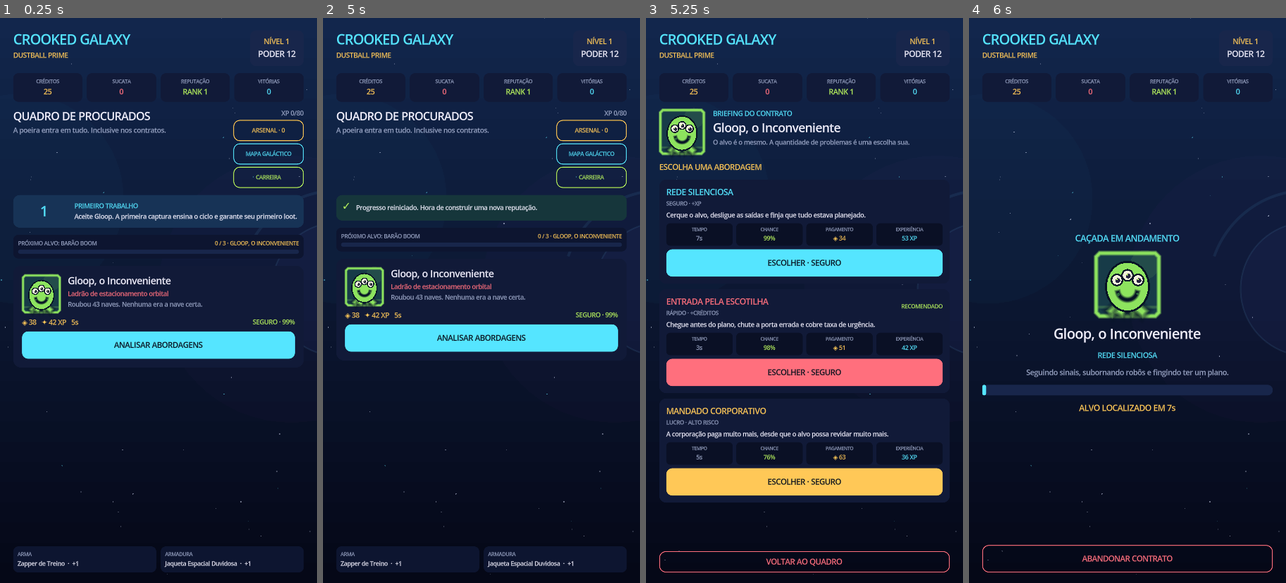
Above: before the commit, frames 1-4 (left to right).
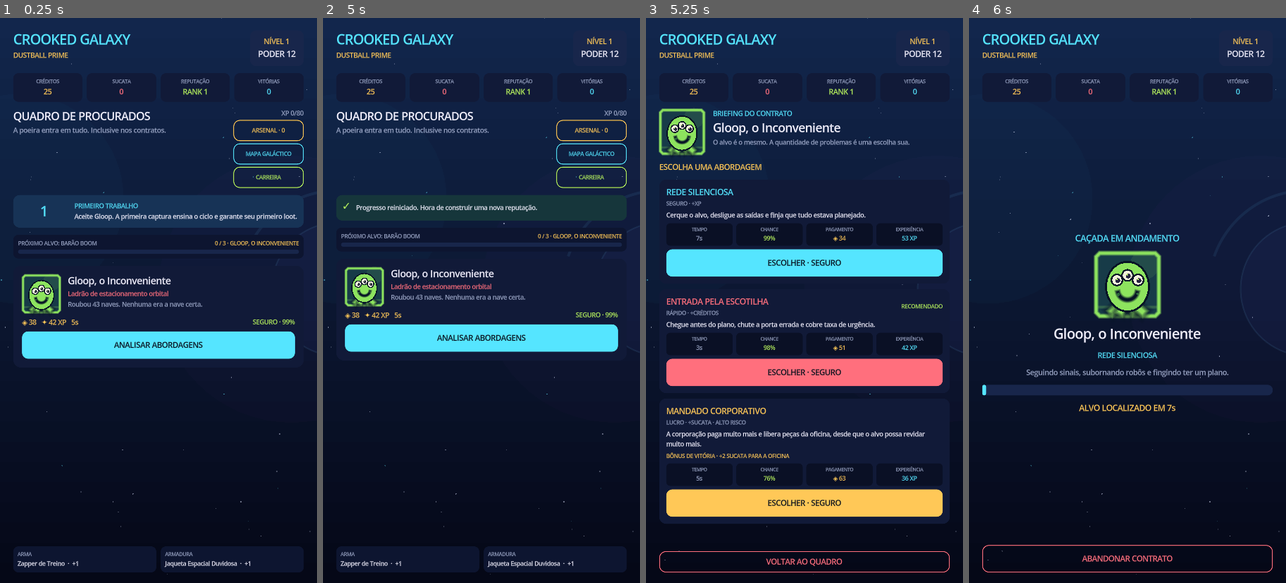
Above: after the commit, the same moments.

Repository: jellycb1/crooked-galaxy
Game: Godot game, scene res://scenes/main.tscn
Two runs of this game, one before a commit and one after it. Both use one fixed random seed, a clock stepped at 60 frames per second and the inputs below.
Inputs:
- Up to frame 1 (0.25 s): no input
- Up to frame 2 (5 s): click "ARSENAL · 0" at 0.5 s; click "DEV · REINICIAR PROGRESSO" at 1.25 s; click "MAPA GALÁCTICO" at 2 s; click "VOLTAR" at 2.75 s; click "CARREIRA" at 3.5 s; click "VOLTAR" at 4.25 s
- Up to frame 3 (5.25 s): click "ANALISAR ABORDAGENS" at 5 s
- Up to frame 4 (6 s): click "ESCOLHER · SEGURO" at 5.75 s

Frames 1-2 are identical in both runs. In frame 3, 8.7% of the frame differs, in the area x 4-96%, y 71-90%; in frame 4, nothing differs.

Commit message:
feat: fund workshop through corporate warrants

Diff:
--- a/scripts/content_db.gd
+++ b/scripts/content_db.gd
@@ -359,14 +359,15 @@
 	{
 		"id": "premium_warrant",
 		"name": "Mandado Corporativo",
-		"tag": "LUCRO · ALTO RISCO",
-		"description": "A corporação paga muito mais, desde que o alvo possa revidar muito mais.",
+		"tag": "LUCRO · +SUCATA · ALTO RISCO",
+		"description": "A corporação paga muito mais e libera peças da oficina, desde que o alvo possa revidar muito mais.",
 		"duration_mult": 1.0,
 		"power_mult": 1.18,
 		"defense_mult": 1.12,
 		"health_mult": 1.12,
 		"credits_mult": 1.65,
 		"xp_mult": 0.85,
+		"scrap_reward": 2,
 		"color": "#ffc857",
 	},
 ]
@@ -765,6 +766,7 @@
 	result["health"] = maxi(1, roundi(float(bounty.health) * float(approach.health_mult)))
 	result["credits"] = maxi(1, roundi(float(bounty.credits) * float(approach.credits_mult)))
 	result["xp"] = maxi(1, roundi(float(bounty.xp) * float(approach.xp_mult)))
+	result["scrap_reward"] = maxi(0, int(approach.get("scrap_reward", 0)))
 	return result
 
 
--- a/scripts/contract_rules.gd
+++ b/scripts/contract_rules.gd
@@ -2,6 +2,7 @@
 extends RefCounted
 
 const MIN_RECOMMENDED_ODDS := 0.55
+const SCRAP_VALUE := 12.0
 
 
 static func recommended_approach_id(evaluations: Array[Dictionary]) -> String:
@@ -28,5 +29,5 @@
 
 static func expected_return_score(evaluation: Dictionary) -> float:
 	var duration := maxf(1.0, float(evaluation.get("duration", 1.0)))
-	var value := float(evaluation.get("credits", 0)) + float(evaluation.get("xp", 0)) * 0.35
+	var value := float(evaluation.get("credits", 0)) + float(evaluation.get("xp", 0)) * 0.35 + float(evaluation.get("scrap", 0)) * SCRAP_VALUE
 	return float(evaluation.get("odds", 0.0)) * value / duration
--- a/scripts/game_state.gd
+++ b/scripts/game_state.gd
@@ -412,6 +412,7 @@
 		"streak_bonus_percent": int(reward.bonus_percent),
 		"streak": new_streak,
 		"scrap": 0,
+		"contract_scrap": 0,
 		"recycled_scrap": 0,
 		"mastery_scrap": 0,
 		"recycled": false,
@@ -438,6 +439,10 @@
 	player.captures_by_target = captures
 	summary.target_mastery = CoreRules.target_mastery_level(int(captures[target_id]))
 	summary.target_mastery_up = int(summary.target_mastery) > old_target_mastery
+	summary.contract_scrap = maxi(0, int(completed_bounty.get("scrap_reward", 0)))
+	if int(summary.contract_scrap) > 0:
+		summary.scrap = int(summary.scrap) + int(summary.contract_scrap)
+		player.scrap = int(player.get("scrap", 0)) + int(summary.contract_scrap)
 	if bool(summary.target_mastery_up):
 		summary.mastery_scrap = CoreRules.target_mastery_scrap_reward(int(summary.target_mastery))
 		summary.scrap = int(summary.scrap) + int(summary.mastery_scrap)
@@ -463,6 +468,8 @@
 		if equip_item:
 			equip(pending_loot)
 	var notice_parts := ["+%d créditos" % int(summary.credits), "+%d XP" % int(summary.xp)]
+	if int(summary.contract_scrap) > 0:
+		notice_parts.append("Mandado corporativo: +%d sucata" % int(summary.contract_scrap))
 	if int(summary.recycled_scrap) > 0:
 		notice_parts.append("Loot reciclado: +%d sucata" % int(summary.recycled_scrap))
 	if int(summary.streak_bonus) > 0:
--- a/scripts/main.gd
+++ b/scripts/main.gd
@@ -544,6 +544,7 @@
 			"odds": CoreRules.bounty_odds(GameState.player, preview),
 			"credits": int(payout.credits),
 			"xp": int(preview.xp),
+			"scrap": int(preview.get("scrap_reward", 0)),
 			"duration": int(preview.duration),
 		})
 	var recommended_id := ContractRules.recommended_approach_id(evaluations)
@@ -575,6 +576,11 @@
 	var description := label(str(approach.description), 14, INK)
 	description.autowrap_mode = TextServer.AUTOWRAP_WORD_SMART
 	box.add_child(description)
+	var scrap_reward := int(preview.get("scrap_reward", 0))
+	if scrap_reward > 0:
+		var scrap_bonus := label("BÔNUS DE VITÓRIA · +%d SUCATA PARA A OFICINA" % scrap_reward, 12, GOLD)
+		scrap_bonus.name = "ApproachScrapReward_%s" % str(approach.id)
+		box.add_child(scrap_bonus)
 	var odds := float(evaluation.odds)
 	var risk_text := "SEGURO" if odds >= 0.72 else ("ARRISCADO" if odds >= 0.42 else "BRUTAL")
 	var risk_color := LIME if odds >= 0.72 else (GOLD if odds >= 0.42 else CORAL)
@@ -859,6 +865,8 @@
 	if summary.is_empty():
 		return
 	var message := "+%d créditos · +%d XP" % [int(summary.credits), int(summary.xp)]
+	if int(summary.get("scrap", 0)) > 0:
+		message += " · +%d SUCATA" % int(summary.scrap)
 	if int(summary.levels) > 0:
 		message += " · NÍVEL +%d" % int(summary.levels)
 	if bool(summary.rank_up):
--- a/scripts/reward_view.gd
+++ b/scripts/reward_view.gd
@@ -40,7 +40,13 @@
 		box.add_child(host.center_label("◆ %s · %s" % [str(item.trait.name), str(item.trait.description)], 13, host.GOLD))
 	box.add_child(host.center_label(EquipmentPresentation.equipment_delta_text(state.player, item), 15, host.LIME if effective_upgrade else host.MUTED))
 	box.add_child(host.center_label("EQUIPADO: %s +%d · RECICLAGEM: %d SUCATA" % [str(equipped.name), int(equipped.power), Rules.salvage_value(item)], 12, host.MUTED))
-	box.add_child(host.center_label("◈ %d créditos   ✦ %d XP" % [int(reward_preview.credits), int(state.current_bounty.xp)], 17, host.GOLD))
+	var contract_scrap := int(state.current_bounty.get("scrap_reward", 0))
+	var reward_line := "◈ %d créditos   ✦ %d XP" % [int(reward_preview.credits), int(state.current_bounty.xp)]
+	if contract_scrap > 0:
+		reward_line += "   ⚙ %d sucata" % contract_scrap
+	var reward_totals := host.center_label(reward_line, 17, host.GOLD)
+	reward_totals.name = "RewardContractTotals"
+	box.add_child(reward_totals)
 	var previous_captures := int(state.player.get("captures_by_target", {}).get(str(state.current_bounty.id), 0))
 	var reward_mastery := Rules.target_mastery_level(previous_captures)
 	if reward_mastery > 0:
--- a/tests/test_content.gd
+++ b/tests/test_content.gd
@@ -68,8 +68,10 @@
 			check(int(modification.get("power_bonus", 0)) > 0 or int(modification.get("health_bonus", 0)) > 0 or int(modification.get("opening_damage_bonus", 0)) > 0 or int(modification.get("damage_reduction", 0)) > 0, "equipment modification has a mechanical effect: %s" % trait_id)
 
 	check(ContentDB.CONTRACT_APPROACHES.size() == 3, "every contract keeps three strategic approaches")
+	check(int(ContentDB.CONTRACT_APPROACHES[0].get("scrap_reward", 0)) == 0 and int(ContentDB.CONTRACT_APPROACHES[1].get("scrap_reward", 0)) == 0 and int(ContentDB.CONTRACT_APPROACHES[2].get("scrap_reward", 0)) == 2, "only the high-risk corporate warrant funds the workshop")
 	var dustball_premium := ContentDB.apply_approach(ContentDB.TARGETS[1], ContentDB.CONTRACT_APPROACHES[2])
 	var omega_premium := ContentDB.apply_approach(ContentDB.TARGETS[13], ContentDB.CONTRACT_APPROACHES[2])
+	check(int(omega_premium.scrap_reward) == 2, "corporate scrap reward survives contract application")
 	check(int(dustball_premium.power) == roundi(float(ContentDB.TARGETS[1].power) * 1.18), "first-chapter risk calibration remains stable")
 	check(int(omega_premium.power) == roundi(float(ContentDB.TARGETS[13].power) * 1.18), "contract danger remains consistent across frontiers")
 	var base_loot_rng := RandomNumberGenerator.new()
--- a/tests/test_contract_rules.gd
+++ b/tests/test_contract_rules.gd
@@ -6,6 +6,7 @@
 
 
 func _init() -> void:
+	check(is_equal_approx(ContractRules.expected_return_score({"odds": 1.0, "credits": 0, "xp": 0, "scrap": 1, "duration": 1}), ContractRules.SCRAP_VALUE), "recommendation values explicit workshop funding")
 	var early_game: Array[Dictionary] = [
 		{"id": "quiet", "odds": 0.76, "credits": 52, "xp": 78, "duration": 10},
 		{"id": "fast", "odds": 0.01, "credits": 78, "xp": 62, "duration": 4},
--- a/tests/test_flow.gd
+++ b/tests/test_flow.gd
@@ -104,6 +104,16 @@
 	check(int(mastery_summary.mastery_scrap) == 6 and int(mastery_state.player.scrap) == 6, "mastery increase funds an immediate workshop decision")
 	check(str(mastery_state.last_notice).contains("Perícia com alvo 1: +6 sucata"), "mastery increase survives as exact board feedback")
 	mastery_state.free()
+	var corporate_state = StateScript.new()
+	corporate_state.persistence_enabled = false
+	corporate_state.player = corporate_state.default_player()
+	corporate_state.phase = corporate_state.Phase.REWARD
+	corporate_state.current_bounty = Content.apply_approach(Content.TARGETS[0], Content.CONTRACT_APPROACHES[2])
+	corporate_state.pending_loot = {"id": "corporate_loot", "name": "Recibo Corporativo", "slot": "armor", "power": 2, "rarity": "Comum", "color": "#b9c2d9"}
+	var corporate_summary := corporate_state.claim_reward(false)
+	check(int(corporate_summary.contract_scrap) == 2 and int(corporate_summary.scrap) == 2 and int(corporate_state.player.scrap) == 2, "corporate victory pays workshop scrap exactly once")
+	check(str(corporate_state.last_notice).contains("Mandado corporativo: +2 sucata"), "corporate workshop reward survives as exact board feedback")
+	corporate_state.free()
 	var tactical_state = StateScript.new()
 	tactical_state.persistence_enabled = false
 	tactical_state.player = tactical_state.default_player()
--- a/tests/test_persistence.gd
+++ b/tests/test_persistence.gd
@@ -27,7 +27,7 @@
 	source.player.locked_item_ids = ["test_loot"]
 	source.player.equipment_loadouts = [{"weapon_id": "test_loot", "armor_id": "starter_armor"}, {"weapon_id": "", "armor_id": ""}]
 	source.phase = source.Phase.VICTORY
-	source.current_bounty = ContentDB.TARGETS[0].duplicate(true)
+	source.current_bounty = ContentDB.apply_approach(ContentDB.TARGETS[0], ContentDB.CONTRACT_APPROACHES[2])
 	source.pending_loot = {
 		"id": "test_loot",
 		"name": "Zapper de Teste",
@@ -63,6 +63,7 @@
 	check(restored.player.locked_item_ids.has("test_loot"), "protected inventory ids survive save and load")
 	check(str(restored.player.equipment_loadouts[0].weapon_id) == "test_loot", "equipment loadouts survive save and load")
 	check(restored.phase == restored.Phase.VICTORY, "capture phase survives save and load")
+	check(int(restored.current_bounty.get("scrap_reward", 0)) == 2 and int(restored.current_bounty.get("loot_power", 0)) == int(ContentDB.TARGETS[0].power), "corporate reward and canonical loot tier survive an interrupted capture")
 	check(str(restored.pending_loot.id) == "test_loot", "pending reward survives save and load")
 	check(str(restored.pending_loot.origin_planet_id) == "dustball_prime", "pending reward preserves its planet of origin")
 	check(restored.combat_events.size() == 1, "finishing action survives save and load")
--- a/tests/test_reward_view.gd
+++ b/tests/test_reward_view.gd
@@ -25,6 +25,13 @@
 	check(host.find_child("ClaimAndRepeat", true, false) != null and host.find_child("ClaimAndBoard", true, false) != null, "isolated reward preserves repeat and board decisions")
 
 	clear_content(content)
+	state.current_bounty = ContentDB.apply_approach(ContentDB.TARGETS[0], ContentDB.CONTRACT_APPROACHES[2])
+	RewardScript.build(host, content, state)
+	var corporate_totals := host.find_child("RewardContractTotals", true, false) as Label
+	check(corporate_totals != null and corporate_totals.text.contains("2 sucata"), "isolated reward previews corporate workshop funding")
+
+	clear_content(content)
+	state.current_bounty = ContentDB.TARGETS[0].duplicate(true)
 	state.player.captures_by_target = {"gloop": 2}
 	RewardScript.build(host, content, state)
 	var mastery_unlock := host.find_child("RewardMasteryUnlock", true, false) as Label
--- a/tests/test_ui.gd
+++ b/tests/test_ui.gd
@@ -37,6 +37,7 @@
 	check(scene.find_child("BriefingScroll", true, false) != null, "contract briefing renders")
 	check(scene.find_child("BriefingMastery", true, false) != null, "briefing explains mastery loot bonuses")
 	check(scene.find_children("RecommendedApproach_*", "Label", true, false).size() == 1, "briefing renders exactly one dynamic recommendation")
+	check(scene.find_child("ApproachScrapReward_premium_warrant", true, false) != null, "briefing exposes the corporate workshop reward before commitment")
 	state.choose_approach("quiet_net")
 	await process_frame
 	check(scene.find_child("HuntProgress", true, false) != null, "hunt screen renders")
--- a/tools/capture_ui.gd
+++ b/tools/capture_ui.gd
@@ -120,6 +120,16 @@
 	if save_frame("ui_reward.png") != OK:
 		quit(1)
 		return
+	var regular_reward_bounty: Dictionary = state.current_bounty.duplicate(true)
+	state.current_bounty = ContentDB.apply_approach(ContentDB.get_target(str(regular_reward_bounty.id)), ContentDB.CONTRACT_APPROACHES[2])
+	scene.render()
+	await process_frame
+	await process_frame
+	await create_timer(0.12).timeout
+	if save_frame("ui_reward_corporate.png") != OK:
+		quit(1)
+		return
+	state.current_bounty = regular_reward_bounty
 	state.player.captures_by_target = {"gloop": 2}
 	scene.render()
 	await process_frame
--- a/tools/simulate_campaign.gd
+++ b/tools/simulate_campaign.gd
@@ -6,34 +6,54 @@
 const ContractRulesScript = preload("res://scripts/contract_rules.gd")
 
 const CAREERS := 20
+const STRATEGIES := ["recommended", "corporate_when_viable"]
 
 
 func _init() -> void:
+	print("Crooked Galaxy sequential campaign (%d deterministic careers per strategy)" % CAREERS)
+	for strategy in STRATEGIES:
+		var results := empty_results()
+		var corporate_scrap_totals: Array = []
+		var workshop_action_totals: Array = []
+		for career_seed in CAREERS:
+			var state = StateScript.new()
+			state.persistence_enabled = false
+			state.player = state.default_player()
+			state.rng.seed = 150000 + career_seed * 211
+			var corporate_scrap := 0
+			var workshop_actions := 0
+			for planet in Content.PLANETS:
+				var planet_id := str(planet.id)
+				state.player.current_planet_id = planet_id
+				for tier in 4:
+					var target := Content.target_for_planet_tier(planet_id, tier)
+					var contract := strategy_contract(state.player, target, strategy)
+					results[planet_id].odds[tier].append(Rules.bounty_odds(state.player, contract))
+					results[planet_id].power[tier].append(Rules.player_power(state.player))
+					results[planet_id].health[tier].append(Rules.max_health(state.player))
+					results[planet_id].approach[tier].append(str(contract.get("approach", {}).get("id", "none")))
+					results[planet_id].option_odds[tier].append(contract_odds(state.player, target))
+					var captures := 1 if tier == 3 else 3
+					for _capture in captures:
+						var summary := claim_win(state, contract)
+						corporate_scrap += int(summary.get("contract_scrap", 0))
+						workshop_actions += spend_workshop_scrap(state)
+			corporate_scrap_totals.append(corporate_scrap)
+			workshop_action_totals.append(workshop_actions)
+			state.free()
+		print("\n=== %s · corporate scrap=%d · workshop actions=%d ===" % [strategy, roundi(median(corporate_scrap_totals)), roundi(median(workshop_action_totals))])
+		print_results(results)
+	quit(0)
+
+
+func empty_results() -> Dictionary:
 	var results: Dictionary = {}
 	for planet in Content.PLANETS:
 		results[str(planet.id)] = {"odds": [[], [], [], []], "power": [[], [], [], []], "health": [[], [], [], []], "approach": [[], [], [], []], "option_odds": [[], [], [], []]}
-	for career_seed in CAREERS:
-		var state = StateScript.new()
-		state.persistence_enabled = false
-		state.player = state.default_player()
-		state.rng.seed = 150000 + career_seed * 211
-		for planet in Content.PLANETS:
-			var planet_id := str(planet.id)
-			state.player.current_planet_id = planet_id
-			for tier in 4:
-				var target := Content.target_for_planet_tier(planet_id, tier)
-				var contract := recommended_contract(state.player, target)
-				results[planet_id].odds[tier].append(Rules.bounty_odds(state.player, contract))
-				results[planet_id].power[tier].append(Rules.player_power(state.player))
-				results[planet_id].health[tier].append(Rules.max_health(state.player))
-				results[planet_id].approach[tier].append(str(contract.get("approach", {}).get("id", "none")))
-				results[planet_id].option_odds[tier].append(contract_odds(state.player, target))
-				var captures := 1 if tier == 3 else 3
-				for _capture in captures:
-					claim_win(state, contract)
-					spend_workshop_scrap(state)
-		state.free()
-	print("Crooked Galaxy sequential campaign (%d deterministic careers)" % CAREERS)
+	return results
+
+
+func print_results(results: Dictionary) -> void:
 	for planet in Content.PLANETS:
 		var planet_id := str(planet.id)
 		print("\n%s" % str(planet.name))
@@ -41,14 +61,21 @@
 			var target := Content.target_for_planet_tier(planet_id, tier)
 			var odds: Array = results[planet_id].odds[tier]
 			print("  %-24s arrival=%d%% · below 55%%=%d%% · power=%d · health=%d · approach=%s · options=%s" % [str(target.name) …(321 unchanged characters)…
-	quit(0)
+
+
+func strategy_contract(player: Dictionary, target: Dictionary, strategy: String) -> Dictionary:
+	if strategy == "corporate_when_viable":
+		var corporate := Content.apply_approach(target, Content.CONTRACT_APPROACHES[2])
+		if Rules.bounty_odds(player, corporate) >= ContractRulesScript.MIN_RECOMMENDED_ODDS:
+			return corporate
+	return recommended_contract(player, target)
 
 
 func recommended_contract(player: Dictionary, target: Dictionary) -> Dictionary:
 	var evaluations: Array[Dictionary] = []
 	for approach in Content.contract_approaches():
 		var contract := Content.apply_approach(target, approach)
-		evaluations.append({"id": str(approach.id), "odds": Rules.bounty_odds(player, contract), "duration": float(contract.duration), "credits": int(contract.credits), "xp": int(contract.xp), "contract": contract})
+		evaluations.append({"id": str(approach.id), "odds": Rules.bounty_odds(player, contract), "duration": float(contract.duration), "credits": int(contract.credits), "xp": int(contract.xp), "scrap": int(contract.get("scrap_reward", 0)), "contract": contract})
 	var recommended_id := ContractRulesScript.recommended_approach_id(evaluations)
 	for evaluation in evaluations:
 		if str(evaluation.id) == recommended_id:
@@ -63,7 +90,7 @@
 	return odds
 
 
-func claim_win(state: StateScript, contract: Dictionary) -> void:
+func claim_win(state: StateScript, contract: Dictionary) -> Dictionary:
 	var target_id := str(contract.id)
 	var captures := int(state.player.get("captures_by_target", {}).get(target_id, 0))
 	state.phase = state.Phase.REWARD
@@ -71,10 +98,11 @@
 	state.pending_loot = Content.generate_loot(contract, state.rng, Rules.target_mastery_level(captures))
 	var equip_item := Rules.is_upgrade_for_player(state.player, state.pending_loot)
 	var recycle_item := not equip_item and state.can_recycle_reward(state.pending_loot)
-	state.claim_reward(equip_item, false, recycle_item)
+	return state.claim_reward(equip_item, false, recycle_item)
 
 
-func spend_workshop_scrap(state: StateScript) -> void:
+func spend_workshop_scrap(state: StateScript) -> int:
+	var actions := 0
 	for _attempt in 20:
 		var choices: Array[Dictionary] = []
 		for slot in ["weapon", "armor"]:
@@ -87,13 +115,15 @@
 				if health_cost <= int(state.player.scrap):
 					choices.append({"kind": "health", "slot": slot, "cost": health_cost, "value": 8.0})
 		if choices.is_empty():
-			return
+			return actions
 		choices.sort_custom(func(a, b): return float(a.value) / float(a.cost) > float(b.value) / float(b.cost))
 		var best: Dictionary = choices[0]
 		if str(best.kind) == "power":
 			state.upgrade_equipped(str(best.slot))
 		else:
 			state.reinforce_equipped(str(best.slot))
+		actions += 1
+	return actions
 
 
 func median(values: Array) -> float:
Not shown, changed: Notes/AUDIT_2026-08-23.md
